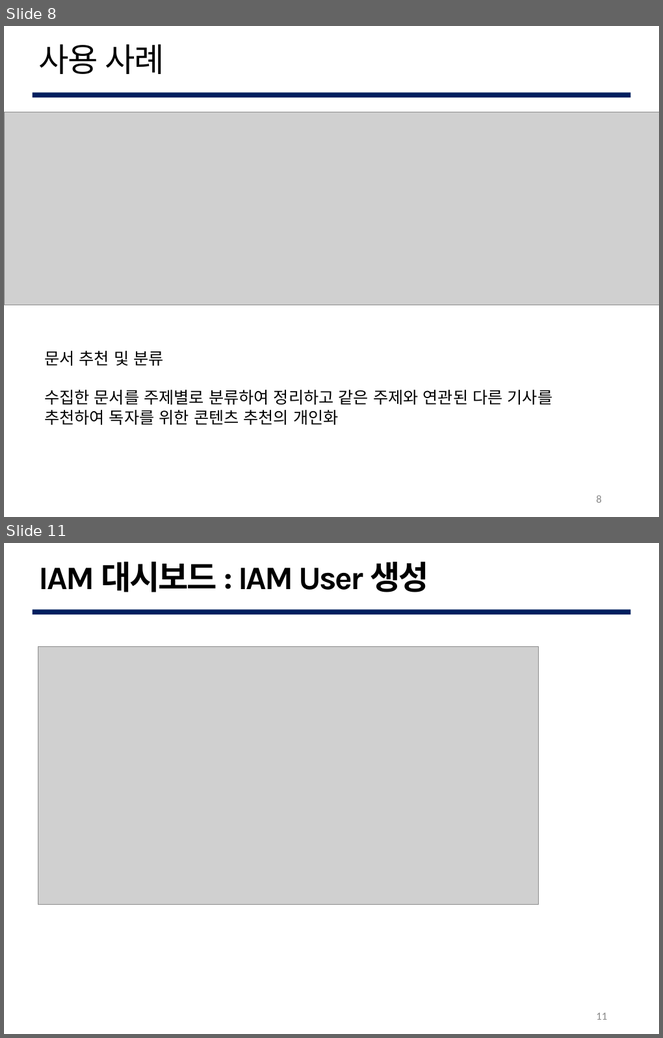
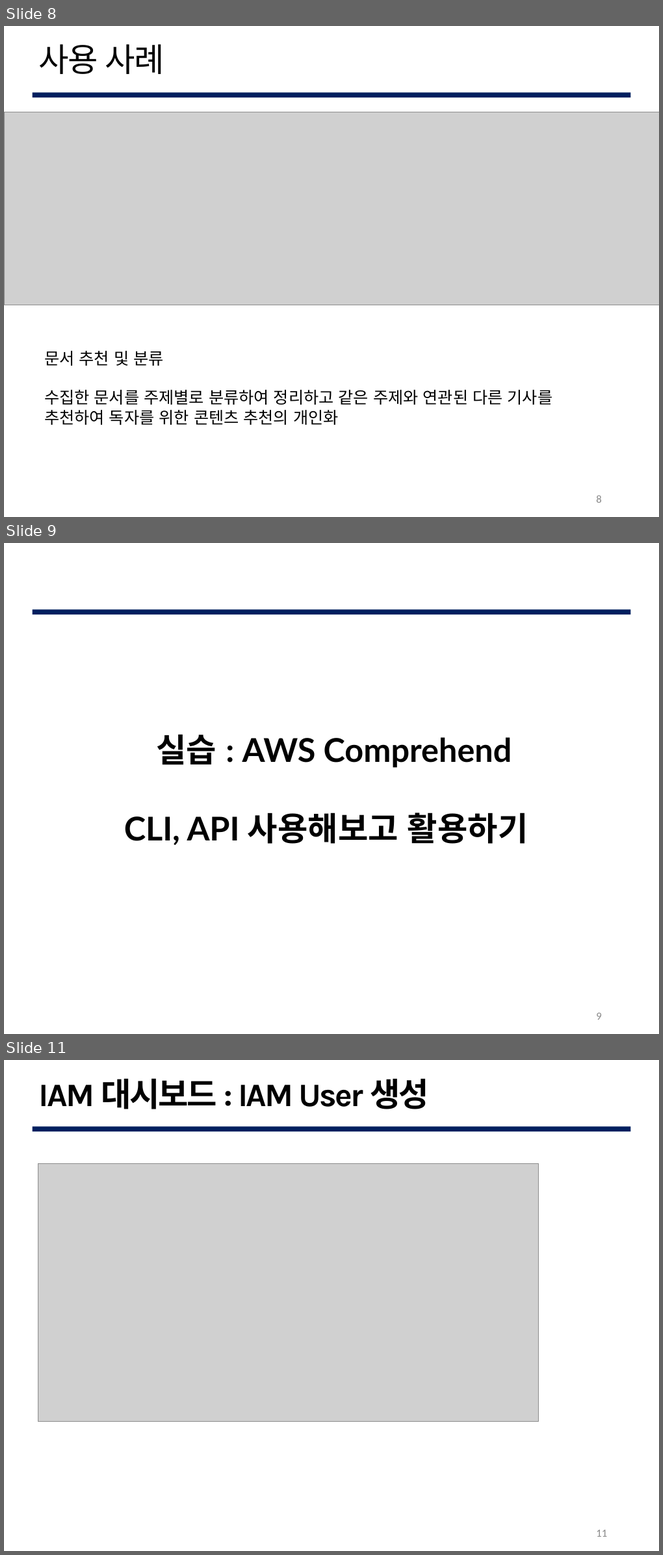
Before and after one commit to lee95292/AWS_Comprehend_onUse, a slide deck: slides/AWS_Comprehend.pptx. Shown one above the other, each under a label of ours: slides 8 and 11 before the commit, slides 8, 9 and 11 after it; the slides between them are not shown. The pictures are 663x1038 and 663x1555 pixels, drawn with LibreOffice and Linux fonts; fonts in the diff are those of the drawing; grey boxes stand for pictures; background and template pictures are left out. Boxes give left, top, right and bottom in pixels: in the first picture for what was removed or moved away, otherwise in the second. Text is boxed around its words. In the diff, an @@ line names an element or a change of style, - is before the commit and + after.

```diff
--- a/slides/AWS_Comprehend.pptx
+++ b/slides/AWS_Comprehend.pptx
@@ slide 9 added at (4,543,659,1034), background #FFFFFF; not listed: 1 template element that a slide beside it also shows @@
@@ title added at (124,734,528,845), 36 pt, text #000000, bold @@
+실습 : AWS Comprehend
+CLI, API 사용해보고 활용하기
@@ page number added at (596,1013,601,1020), 12 pt, text #888888 @@
+9
```
Also in this commit, not shown: 4 slides changed, 7 other slides added, 1 other file.
